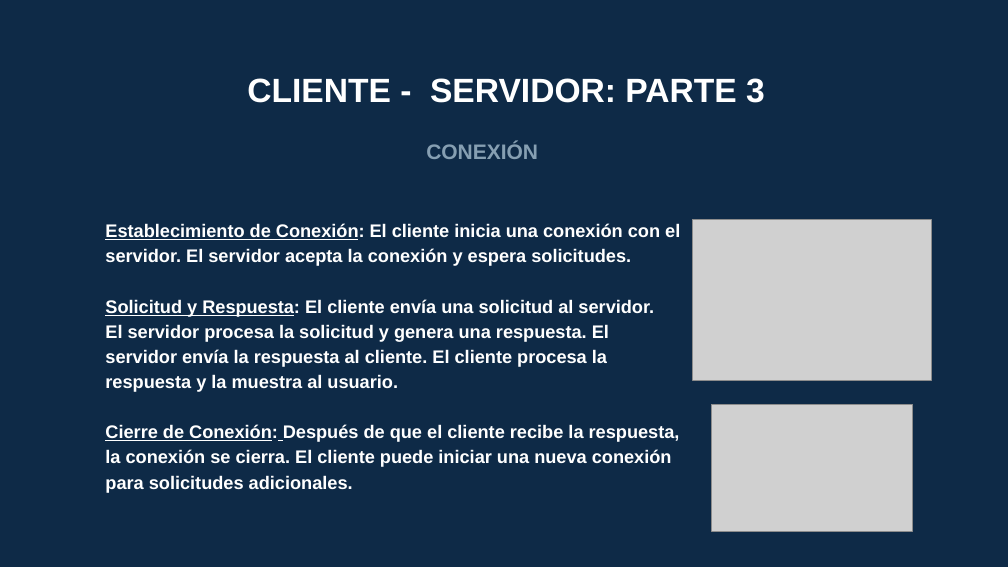
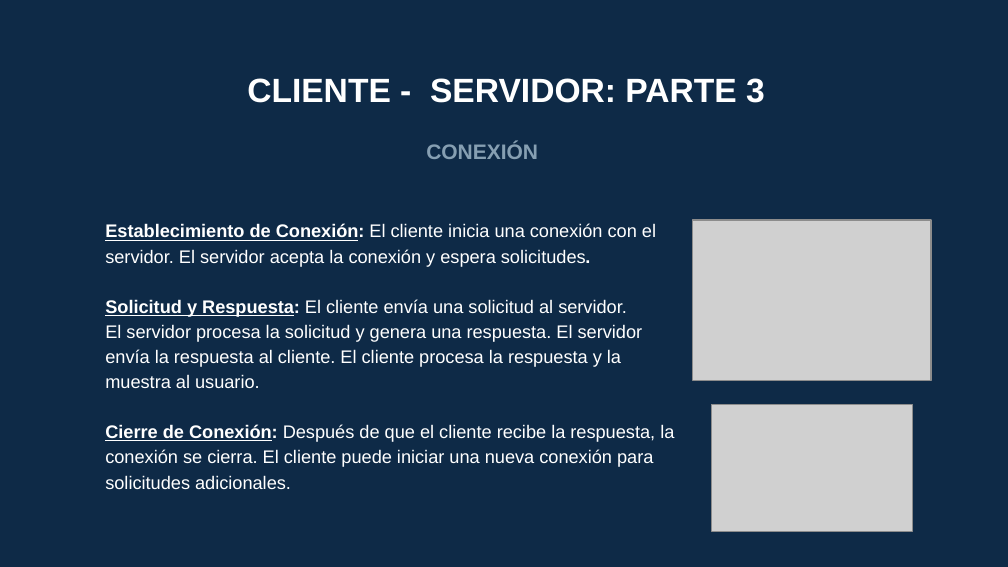
Before and after one commit to marianomorel/maestria-repo, a slide deck: slide 9 of Concurso - TIA - Regular/INFOGRAFIA - CONCURSO - MARIANO MOREL.pptx. Drawn at 1008x567 pixels with LibreOffice and Linux fonts; fonts in the diff are those of the drawing; grey boxes stand for pictures. Boxes give left, top, right and bottom in pixels: in the first picture for what was removed or moved away, otherwise in the second. Text is boxed around its words. In the diff, an @@ line names an element or a change of style, - is before the commit and + after.

```diff
--- a/Concurso - TIA - Regular/INFOGRAFIA - CONCURSO - MARIANO MOREL.pptx
+++ b/Concurso - TIA - Regular/INFOGRAFIA - CONCURSO - MARIANO MOREL.pptx
@@ text "Establecimiento de Conexión: El cliente ..." at bbox=[105, 223, 674, 489]: bold off in "El cliente inicia una conexión con el ...", "El cliente envía una solicitud al servidor.", "El servidor procesa la solicitud y genera ...", "Después de que el cliente recibe la ..." @@
```
Also in this commit, not shown: 37 other slides changed, 6 slides added, 7 other files.
